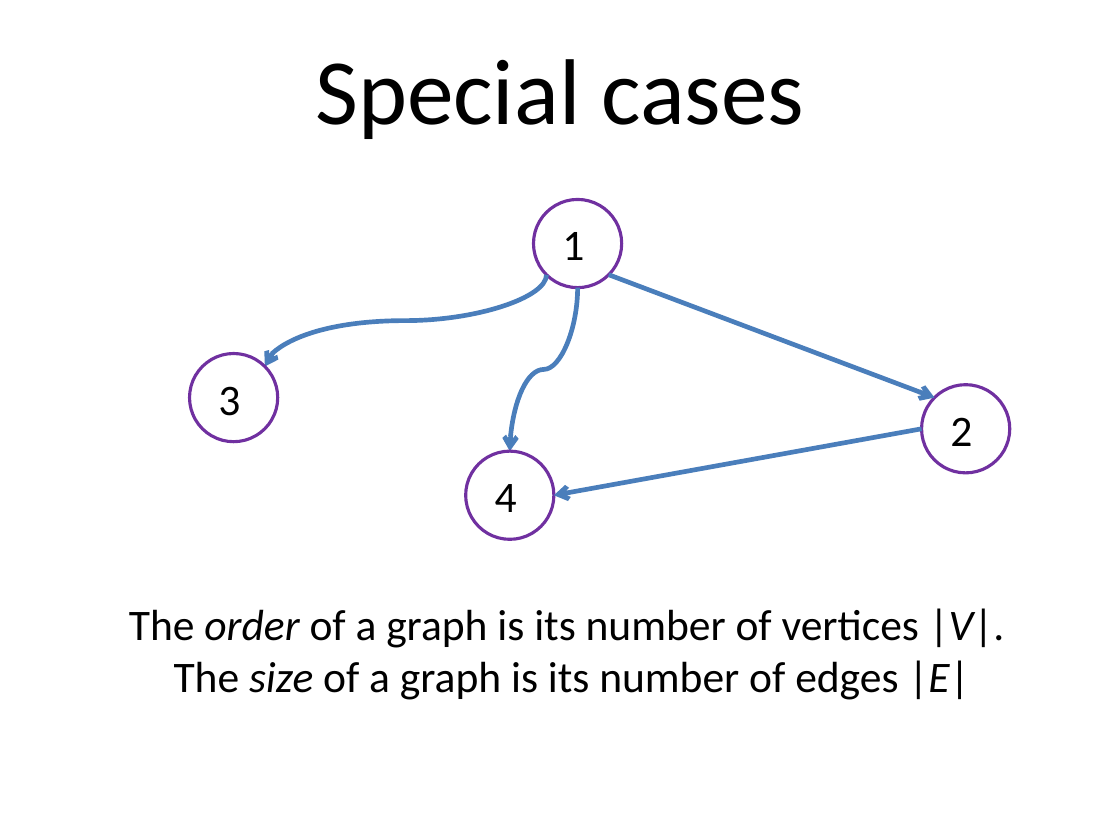
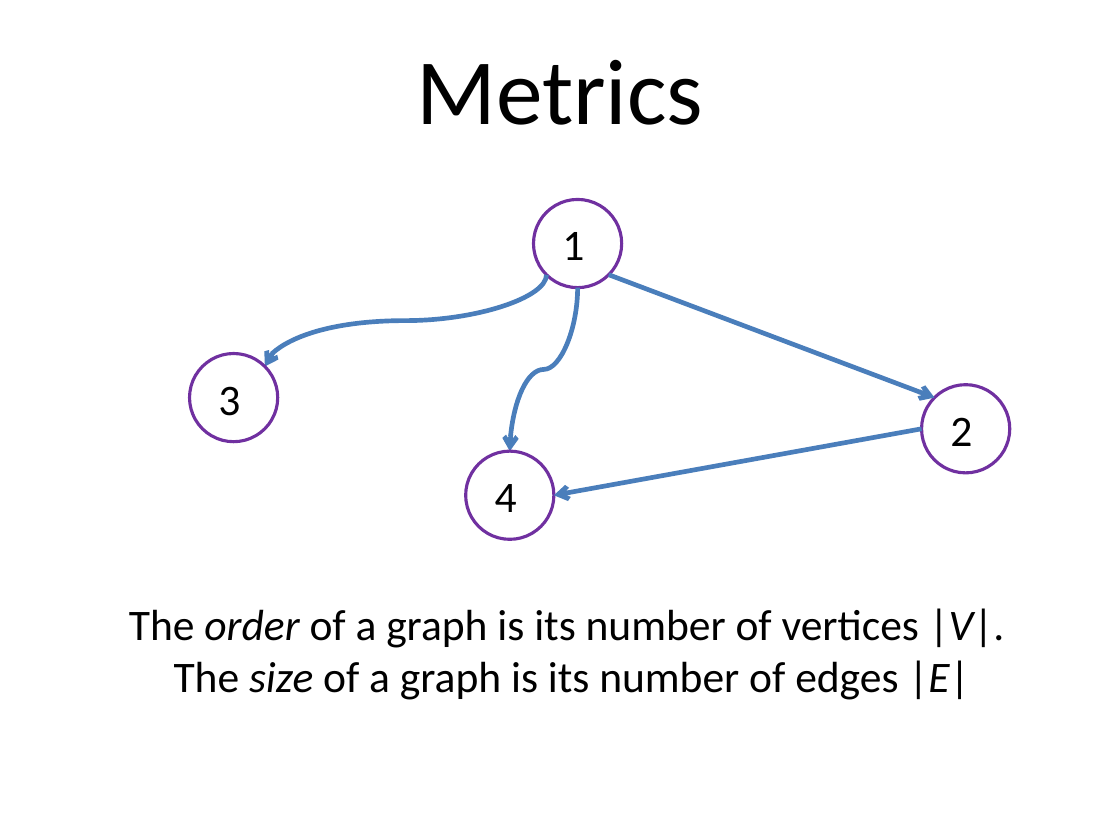
Before and after one commit to SteinbergOB/GraphAlgorithms_en, a slide deck: slide 25 of Presentation/Lection 0.pptx (slide 24 before the commit). Drawn at 1120x840 pixels with LibreOffice and Linux fonts; fonts in the diff are those of the drawing. Boxes give left, top, right and bottom in pixels: in the first picture for what was removed or moved away, otherwise in the second. Text is boxed around its words. In the diff, an @@ line names an element or a change of style, - is before the commit and + after.

```diff
--- a/Presentation/Lection 0.pptx
+++ b/Presentation/Lection 0.pptx
@@ text at bbox=[417, 59, 704, 125]: text changed @@
-Special cases
+Metrics
```
Also in this commit, not shown: 15 other slides changed, 7 slides added, 2 slides removed, 1 other file.
